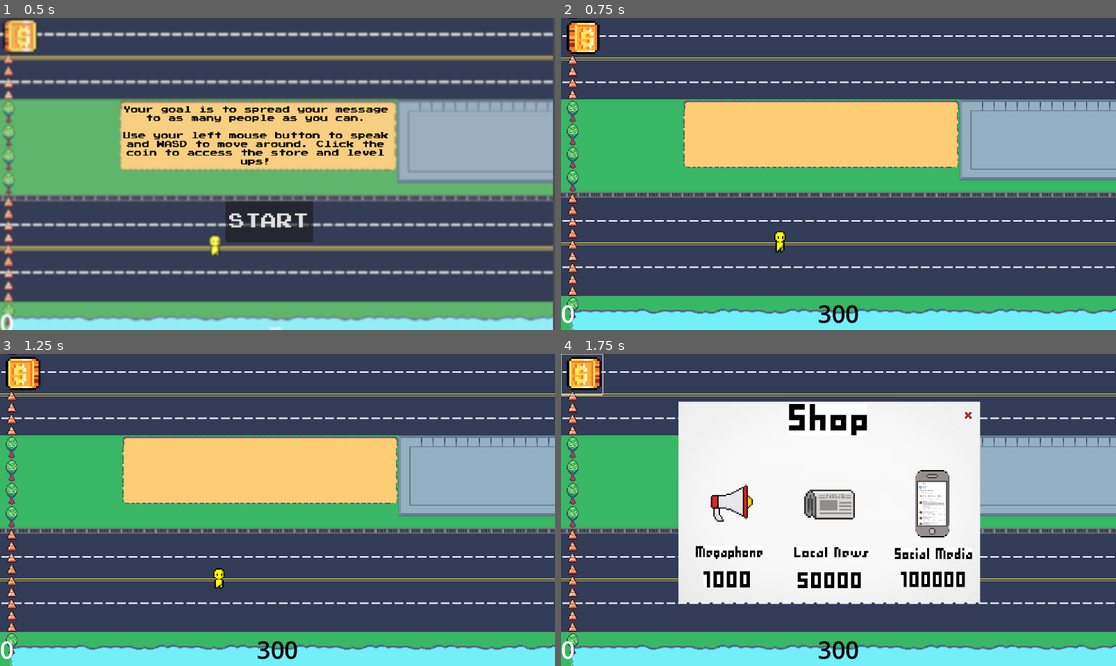
Above: before the commit, frames 1-4 (two rows, left to right).
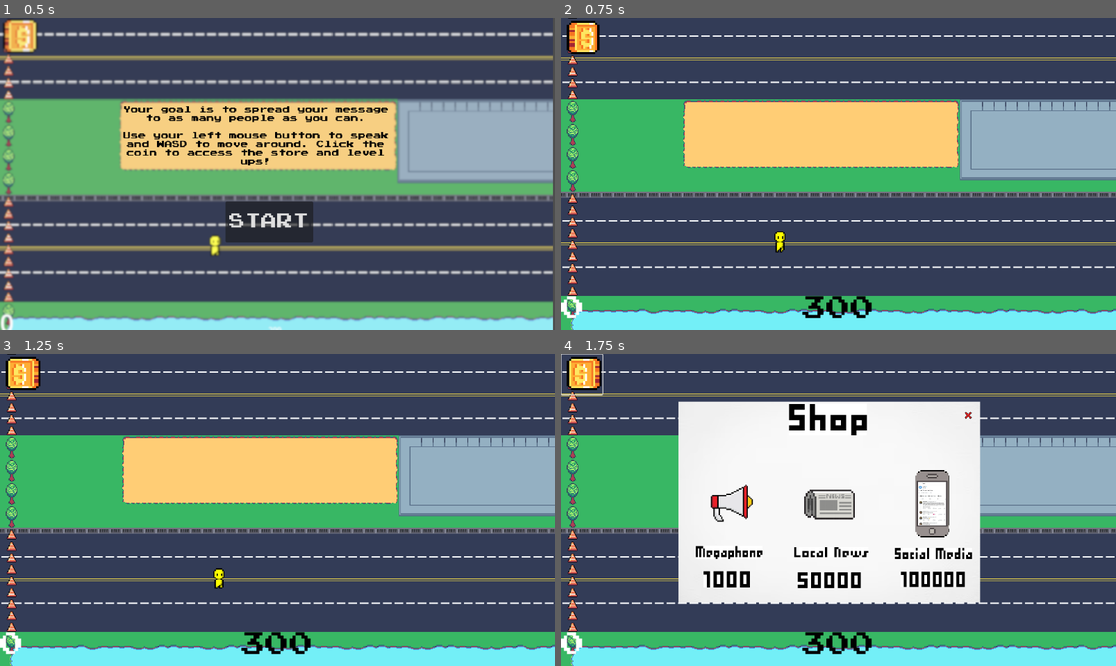
Above: after the commit, the same moments.

Repository: eliseokeefe/GameDevFinal
Game: Godot game, scene res://start.tscn
Two runs of this game, one before a commit and one after it. Both use one fixed random seed, a clock stepped at 60 frames per second and the inputs below.
Inputs (mouse positions are in pixels of both pictures, inside the frame that each line leads up to):
- Up to frame 1 (0.5 s): no input
- Up to frame 2 (0.75 s): click "START" at 0.5 s
- Up to frame 3 (1.25 s): no input
- Up to frame 4 (1.75 s): click (583, 375) at 1.25 s

Frame 1 is identical in both runs. In frame 2, 0.7% of the frame differs, in the area x 0-57%, y 89-98%; in frame 3, 0.7%; in frame 4, 0.7%.

Commit message:
Updated timer and score fonts

Diff:
--- a/in_game_hud.tscn
+++ b/in_game_hud.tscn
@@ -1,7 +1,8 @@
-[gd_scene load_steps=13 format=3 uid="uid://cwbjcwu0uae0b"]
+[gd_scene load_steps=14 format=3 uid="uid://cwbjcwu0uae0b"]
 
 [ext_resource type="Script" path="res://in_game_hud.gd" id="1_4q6an"]
 [ext_resource type="Texture2D" uid="uid://ctxu1l8it3f4c" path="res://ShopSprites/coin2_20x20.png" id="2_4d1ei"]
+[ext_resource type="FontFile" uid="uid://d3syh1pojil66" path="res://PressStart2P.ttf" id="2_sbn5i"]
 
 [sub_resource type="AtlasTexture" id="AtlasTexture_20wx7"]
 atlas = ExtResource("2_4d1ei")
@@ -87,6 +88,7 @@
 offset_top = -69.0
 offset_right = 175.0
 grow_vertical = 0
+theme_override_fonts/font = ExtResource("2_sbn5i")
 theme_override_font_sizes/font_size = 50
 text = "0"
 
@@ -102,6 +104,7 @@
 grow_horizontal = 2
 grow_vertical = 0
 theme_override_colors/font_color = Color(0, 0, 0, 1)
+theme_override_fonts/font = ExtResource("2_sbn5i")
 theme_override_font_sizes/font_size = 50
 text = "300
 "
